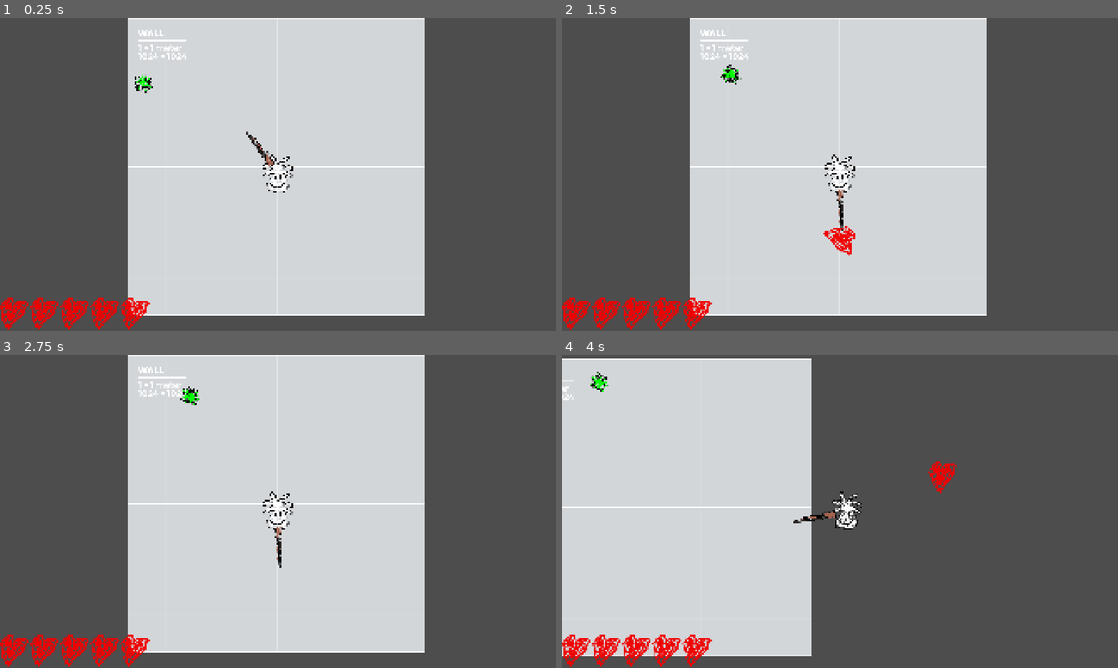
Above: before the commit, frames 1-4 (two rows, left to right).
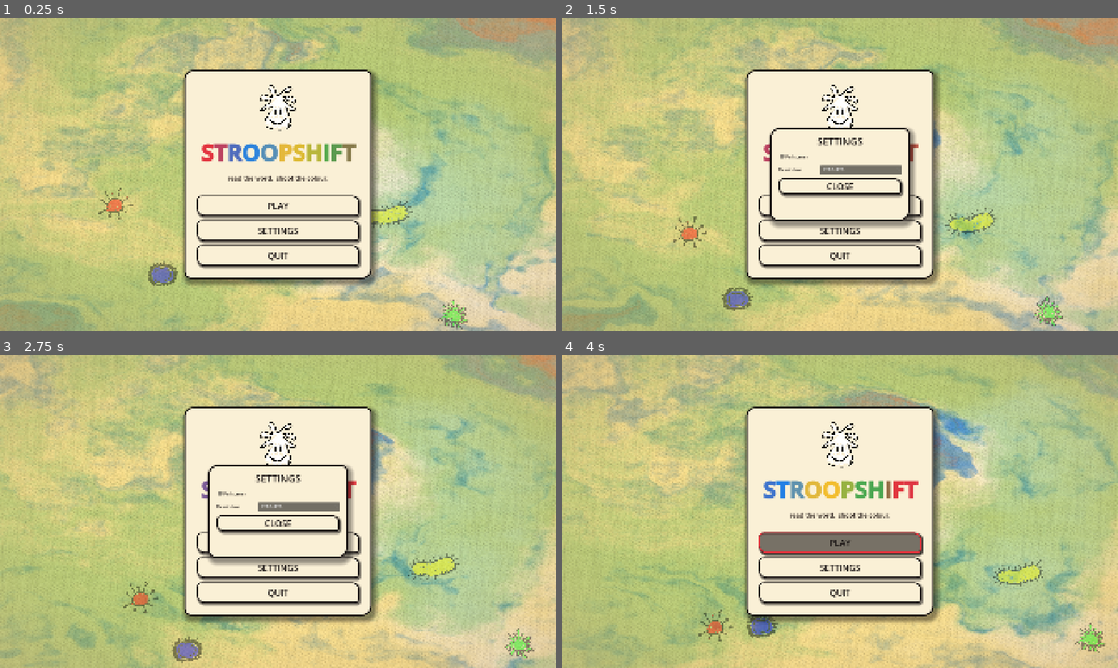
Above: after the commit, the same moments.

Repository: qwontie/kogni-game-jam-2026
Game: Godot game, scene res://scenes/MainMenu.tscn
The game is run twice, just before and just after one commit, with the same random seed, the same clock (stepped at 60 frames per second) and the same inputs. Before the commit the project starts from res://scenes/Main.tscn.
Inputs (mouse positions are in pixels of both pictures, inside the frame that each line leads up to):
- Up to frame 1 (0.25 s): no input
- Up to frame 2 (1.5 s): click (840, 230) at 0.5 s, where only the run after the commit has a clickable "SETTINGS"; click (840, 205) at 1.25 s, where only the run after the commit has a clickable "PLAY"
- Up to frame 3 (2.75 s): click (278, 542) at 2 s, where only the run after the commit has a clickable "PLAY"
- Up to frame 4 (4 s): move the mouse to (962, 495) at 2.77 s; hold D (ui_right) from 2.78 s (still down); click (962, 495) at 2.85 s; tap W (ui_up) at 3.02 s; move the mouse to (728, 527) at 3.52 s; tap Space (dash) at 3.6 s; tap Enter (ui_accept) at 3.77 s

The runs differ from the first frame. In frame 1, 100% of the frame differs, in the area x 0-100%, y 0-100%; in frame 2, 100%; in frame 3, 100%; in frame 4, 100%.
Error before the commit: Invalid access to property or key 'position' on a base object of type 'null instance'. (res://scripts/weapon_wheel.gd:32)

Commit message:
Add stylized main menu and scene transition
- Set the menu scene as the game entry point
- Add animated paper/ink menu UI with settings and play flow
- Add shader-based background and transition effects

Diff:
--- a/project.godot
+++ b/project.godot
@@ -11,7 +11,7 @@
 [application]
 
 config/name="kogni-game-jam-2026"
-run/main_scene="uid://bjk368xmoxfho"
+run/main_scene="res://scenes/MainMenu.tscn"
 config/features=PackedStringArray("4.6", "Forward Plus")
 config/icon="res://icon.svg"
 
--- /dev/null
+++ b/scenes/MainMenu.tscn
@@ -0,0 +1,12 @@
+[gd_scene load_steps=2 format=3]
+
+[ext_resource type="Script" path="res://scripts/main_menu.gd" id="1_mwipq"]
+
+[node name="MainMenu" type="Control"]
+layout_mode = 3
+anchors_preset = 15
+anchor_right = 1.0
+anchor_bottom = 1.0
+grow_horizontal = 2
+grow_vertical = 2
+script = ExtResource("1_mwipq")
--- /dev/null
+++ b/scripts/main_menu.gd
@@ -0,0 +1,407 @@
+extends Control
+
+const GAME_SCENE := "res://scenes/Main.tscn"
+const MENU_SHADER := preload("res://shaders/painted_stroop_menu.gdshader")
+const TRANSITION_SHADER := preload("res://shaders/stroop_melt_transition.gdshader")
+const PLAYER_TEXTURE := preload("res://assets/stroopy.png")
+const ENEMY_RED := preload("res://assets/enemy_red.png")
+const ENEMY_BLUE := preload("res://assets/enemy_blue.png")
+const ENEMY_YELLOW := preload("res://assets/enemy_yellow.png")
+const ENEMY_GREEN := preload("res://assets/enemy_green.png")
+
+const INK_BLACK := Color(0.08, 0.06, 0.06)
+const PAPER_CREAM := Color(0.98, 0.94, 0.84)
+const PAPER_DEEP := Color(0.93, 0.86, 0.72)
+const STROOP_RED := Color(0.90, 0.20, 0.24)
+const STROOP_BLUE := Color(0.13, 0.50, 0.90)
+const STROOP_YELLOW := Color(0.95, 0.74, 0.18)
+const STROOP_GREEN := Color(0.28, 0.66, 0.32)
+
+var resolutions: Array[Vector2i] = [
+	Vector2i(1280, 720),
+	Vector2i(1600, 900),
+	Vector2i(1920, 1080),
+	Vector2i(2560, 1440),
+]
+
+var transition_material: ShaderMaterial
+var settings_panel: PanelContainer
+var fullscreen_check: CheckBox
+var resolution_option: OptionButton
+var transitioning := false
+
+func _ready() -> void:
+	Input.set_mouse_mode(Input.MOUSE_MODE_VISIBLE)
+	_build_scene()
+
+func _unhandled_input(event: InputEvent) -> void:
+	if event.is_action_pressed("ui_cancel") and settings_panel.visible:
+		settings_panel.hide()
+
+func _build_scene() -> void:
+	set_anchors_preset(Control.PRESET_FULL_RECT)
+
+	var background := ColorRect.new()
+	background.set_anchors_preset(Control.PRESET_FULL_RECT)
+	background.mouse_filter = Control.MOUSE_FILTER_IGNORE
+	var background_material := ShaderMaterial.new()
+	background_material.shader = MENU_SHADER
+	background.material = background_material
+	add_child(background)
+
+	_build_floating_doodles()
+
+	var center := CenterContainer.new()
+	center.set_anchors_preset(Control.PRESET_FULL_RECT)
+	center.mouse_filter = Control.MOUSE_FILTER_IGNORE
+	add_child(center)
+
+	# Hand-drawn paper card behind the menu so content reads against the swirls.
+	var card := PanelContainer.new()
+	card.custom_minimum_size = Vector2(560, 720)
+	card.add_theme_stylebox_override("panel", _paper_card_style())
+	card.mouse_filter = Control.MOUSE_FILTER_PASS
+	center.add_child(card)
+
+	var card_margin := MarginContainer.new()
+	card_margin.add_theme_constant_override("margin_left", 44)
+	card_margin.add_theme_constant_override("margin_right", 44)
+	card_margin.add_theme_constant_override("margin_top", 36)
+	card_margin.add_theme_constant_override("margin_bottom", 36)
+	card.add_child(card_margin)
+
+	var stack := VBoxContainer.new()
+	stack.alignment = BoxContainer.ALIGNMENT_CENTER
+	stack.add_theme_constant_override("separation", 18)
+	card_margin.add_child(stack)
+
+	var icon_holder := CenterContainer.new()
+	icon_holder.custom_minimum_size = Vector2(0, 170)
+	stack.add_child(icon_holder)
+
+	var player_icon := TextureRect.new()
+	player_icon.texture = PLAYER_TEXTURE
+	player_icon.custom_minimum_size = Vector2(160, 160)
+	player_icon.expand_mode = TextureRect.EXPAND_FIT_WIDTH_PROPORTIONAL
+	player_icon.stretch_mode = TextureRect.STRETCH_KEEP_ASPECT_CENTERED
+	player_icon.pivot_offset = Vector2(80, 80)
+	icon_holder.add_child(player_icon)
+
+	var title := RichTextLabel.new()
+	title.bbcode_enabled = true
+	title.fit_content = true
+	title.scroll_active = false
+	title.autowrap_mode = TextServer.AUTOWRAP_OFF
+	title.custom_minimum_size = Vector2(560, 0)
+	title.add_theme_font_size_override("normal_font_size", 78)
+	title.add_theme_font_size_override("bold_font_size", 78)
+	title.add_theme_color_override("default_color", INK_BLACK)
+	stack.add_child(title)
+	_init_title_cycle(title, "STROOPSHIFT")
+
+	var subtitle := Label.new()
+	subtitle.text = "read the word.  shoot the colour."
+	subtitle.horizontal_alignment = HORIZONTAL_ALIGNMENT_CENTER
+	subtitle.add_theme_font_size_override("font_size", 22)
+	subtitle.add_theme_color_override("font_color", Color(0.20, 0.16, 0.14))
+	stack.add_child(subtitle)
+
+	var separator := Control.new()
+	separator.custom_minimum_size = Vector2(0, 8)
+	stack.add_child(separator)
+
+	var buttons := VBoxContainer.new()
+	buttons.custom_minimum_size = Vector2(420, 0)
+	buttons.alignment = BoxContainer.ALIGNMENT_CENTER
+	buttons.add_theme_constant_override("separation", 14)
+	stack.add_child(buttons)
+
+	var play_button := _make_menu_button("PLAY", STROOP_RED)
+	play_button.pressed.connect(_start_game)
+	buttons.add_child(play_button)
+
+	var settings_button := _make_menu_button("SETTINGS", STROOP_BLUE)
+	settings_button.pressed.connect(_toggle_settings)
+	buttons.add_child(settings_button)
+
+	var quit_button := _make_menu_button("QUIT", STROOP_YELLOW)
+	quit_button.pressed.connect(get_tree().quit)
+	buttons.add_child(quit_button)
+
+	_build_settings_panel()
+	_build_transition_overlay()
+
+const TITLE_PALETTE := [STROOP_RED, STROOP_BLUE, STROOP_YELLOW, STROOP_GREEN]
+const TITLE_CYCLE_SPEED := 0.18  # palette steps per second
+const TITLE_REFRESH_INTERVAL := 0.06
+
+var _title_label: RichTextLabel
+var _title_text := ""
+var _title_phases: PackedFloat32Array = PackedFloat32Array()
+var _title_time := 0.0
+var _title_refresh_accum := 0.0
+
+func _init_title_cycle(label: RichTextLabel, text: String) -> void:
+	_title_label = label
+	_title_text = text
+	_title_phases = PackedFloat32Array()
+	var rng := RandomNumberGenerator.new()
+	rng.randomize()
+	for i in text.length():
+		# Stagger letters along the palette plus a small random jitter.
+		_title_phases.append(float(i) * 0.35 + rng.randf_range(-0.12, 0.12))
+	_refresh_title_colors()
+
+func _palette_color_at(phase: float) -> Color:
+	var n := TITLE_PALETTE.size()
+	var p := fposmod(phase, float(n))
+	var idx := int(floor(p))
+	var frac := p - float(idx)
+	# Smooth ease so transitions linger on the pure colours, not the mid-blend.
+	frac = smoothstep(0.0, 1.0, frac)
+	return TITLE_PALETTE[idx].lerp(TITLE_PALETTE[(idx + 1) % n], frac)
+
+func _refresh_title_colors() -> void:
+	var out := "[center]"
+	for i in _title_text.length():
+		var ch := _title_text[i]
+		if ch == " ":
+			out += " "
+			continue
+		var c := _palette_color_at(_title_time * TITLE_CYCLE_SPEED + _title_phases[i])
+		out += "[color=#%s][b]%s[/b][/color]" % [c.to_html(false), ch]
+	out += "[/center]"
+	_title_label.text = out
+
+var _bacteria: Array = []  # [{node, vel}]
+
+func _build_floating_doodles() -> void:
+	var rng := RandomNumberGenerator.new()
+	rng.randomize()
+	var specs := [
+		{"tex": ENEMY_RED,    "size": 110},
+		{"tex": ENEMY_BLUE,   "size": 90},
+		{"tex": ENEMY_YELLOW, "size": 96},
+		{"tex": ENEMY_GREEN,  "size": 104},
+	]
+	var viewport := get_viewport_rect().size
+	for spec in specs:
+		var rect := TextureRect.new()
+		rect.texture = spec["tex"]
+		rect.expand_mode = TextureRect.EXPAND_FIT_WIDTH_PROPORTIONAL
+		rect.stretch_mode = TextureRect.STRETCH_KEEP_ASPECT_CENTERED
+		var s: float = spec["size"]
+		rect.size = Vector2(s, s)
+		rect.pivot_offset = rect.size * 0.5
+		rect.modulate = Color(1, 1, 1, 0.42)
+		rect.mouse_filter = Control.MOUSE_FILTER_IGNORE
+		rect.position = Vector2(
+			rng.randf_range(0.0, max(0.0, viewport.x - s)),
+			rng.randf_range(0.0, max(0.0, viewport.y - s))
+		)
+		var angle := rng.randf_range(0.0, TAU)
+		var speed := rng.randf_range(60.0, 110.0)
+		var vel := Vector2(cos(angle), sin(angle)) * speed
+		add_child(rect)
+		_bacteria.append({"node": rect, "vel": vel})
+
+func _process(delta: float) -> void:
+	if _title_label != null:
+		_title_time += delta
+		_title_refresh_accum += delta
+		if _title_refresh_accum >= TITLE_REFRESH_INTERVAL:
+			_title_refresh_accum = 0.0
+			_refresh_title_colors()
+	if _bacteria.is_empty():
+		return
+	var viewport := get_viewport_rect().size
+	for b in _bacteria:
+		var rect: TextureRect = b["node"]
+		var vel: Vector2 = b["vel"]
+		rect.position += vel * delta
+		var max_x := viewport.x - rect.size.x
+		var max_y := viewport.y - rect.size.y
+		if rect.position.x <= 0.0 and vel.x < 0.0:
+			vel.x = -vel.x
+			rect.position.x = 0.0
+		elif rect.position.x >= max_x and vel.x > 0.0:
+			vel.x = -vel.x
+			rect.position.x = max_x
+		if rect.position.y <= 0.0 and vel.y < 0.0:
+			vel.y = -vel.y
+			rect.position.y = 0.0
+		elif rect.position.y >= max_y and vel.y > 0.0:
+			vel.y = -vel.y
+			rect.position.y = max_y
+		b["vel"] = vel
+
+func _make_menu_button(text: String, accent: Color) -> Button:
+	var button := Button.new()
+	button.text = text
+	button.custom_minimum_size = Vector2(420, 72)
+	button.focus_mode = Control.FOCUS_ALL
+	button.add_theme_font_size_override("font_size", 30)
+	button.add_theme_stylebox_override("normal", _ink_button_style(PAPER_CREAM, INK_BLACK, 4))
+	button.add_theme_stylebox_override("hover", _ink_button_style(accent.lerp(PAPER_CREAM, 0.55), INK_BLACK, 5))
+	button.add_theme_stylebox_override("pressed", _ink_button_style(accent.lerp(PAPER_CREAM, 0.25), INK_BLACK, 5))
+	button.add_theme_stylebox_override("focus", _ink_button_style(Color(0, 0, 0, 0), accent, 5))
+	button.add_theme_color_override("font_color", INK_BLACK)
+	button.add_theme_color_override("font_hover_color", INK_BLACK)
+	button.add_theme_color_override("font_pressed_color", INK_BLACK)
+	button.add_theme_color_override("font_focus_color", INK_BLACK)
+	return button
+
+func _ink_button_style(bg: Color, border: Color, width: int) -> StyleBoxFlat:
+	var style := StyleBoxFlat.new()
+	style.bg_color = bg
+	style.border_color = border
+	style.set_border_width_all(width)
+	# Slightly asymmetric corner radii give a hand-drawn wobble.
+	style.corner_radius_top_left = 14
+	style.corner_radius_top_right = 22
+	style.corner_radius_bottom_left = 24
+	style.corner_radius_bottom_right = 12
+	style.shadow_color = Color(0.05, 0.04, 0.04, 0.55)
+	style.shadow_size = 6
+	style.shadow_offset = Vector2(4, 5)
+	style.content_margin_left = 22
+	style.content_margin_right = 22
+	style.content_margin_top = 6
+	style.content_margin_bottom = 6
+	return style
+
+func _paper_card_style() -> StyleBoxFlat:
+	var style := StyleBoxFlat.new()
+	style.bg_color = PAPER_CREAM
+	style.border_color = INK_BLACK
+	style.set_border_width_all(5)
+	style.corner_radius_top_left = 28
+	style.corner_radius_top_right = 18
+	style.corner_radius_bottom_left = 22
+	style.corner_radius_bottom_right = 32
+	style.shadow_color = Color(0.05, 0.04, 0.04, 0.42)
+	style.shadow_size = 18
+	style.shadow_offset = Vector2(8, 12)
+	style.content_margin_left = 0
+	style.content_margin_right = 0
+	style.content_margin_top = 0
+	style.content_margin_bottom = 0
+	return style
+
+func _build_settings_panel() -> void:
+	settings_panel = PanelContainer.new()
+	settings_panel.visible = false
+	settings_panel.set_anchors_preset(Control.PRESET_CENTER)
+	settings_panel.offset_left = -240.0
+	settings_panel.offset_top = -160.0
+	settings_panel.offset_right = 240.0
+	settings_panel.offset_bottom = 160.0
+	settings_panel.add_theme_stylebox_override("panel", _paper_card_style())
+	add_child(settings_panel)
+
+	var margin := MarginContainer.new()
+	margin.add_theme_constant_override("margin_left", 28)
+	margin.add_theme_constant_override("margin_right", 28)
+	margin.add_theme_constant_override("margin_top", 22)
+	margin.add_theme_constant_override("margin_bottom", 22)
+	settings_panel.add_child(margin)
+
+	var stack := VBoxContainer.new()
+	stack.add_theme_constant_override("separation", 14)
+	margin.add_child(stack)
+
+	var title := Label.new()
+	title.text = "SETTINGS"
+	title.horizontal_alignment = HORIZONTAL_ALIGNMENT_CENTER
+	title.add_theme_font_size_override("font_size", 34)
+	title.add_theme_color_override("font_color", INK_BLACK)
+	stack.add_child(title)
+
+	fullscreen_check = CheckBox.new()
+	fullscreen_check.text = "Fullscreen"
+	fullscreen_check.button_pressed = DisplayServer.window_get_mode() == DisplayServer.WINDOW_MODE_FULLSCREEN
+	fullscreen_check.add_theme_color_override("font_color", INK_BLACK)
+	fullscreen_check.add_theme_color_override("font_hover_color", INK_BLACK)
+	fullscreen_check.toggled.connect(_set_fullscreen)
+	stack.add_child(fullscreen_check)
+
+	var row := HBoxContainer.new()
+	row.add_theme_constant_override("separation", 14)
+	stack.add_child(row)
+
+	var resolution_label := Label.new()
+	resolution_label.text = "Resolution"
+	resolution_label.custom_minimum_size = Vector2(130, 0)
+	resolution_label.add_theme_color_override("font_color", INK_BLACK)
+	row.add_child(resolution_label)
+
+	resolution_option = OptionButton.new()
+	resolution_option.size_flags_horizontal = Control.SIZE_EXPAND_FILL
+	for resolution in resolutions:
+		resolution_option.add_item("%dx%d" % [resolution.x, resolution.y])
+	resolution_option.selected = _closest_resolution_index(DisplayServer.window_get_size())
+	resolution_option.item_selected.connect(_set_resolution)
+	row.add_child(resolution_option)
+
+	var close_button := _make_menu_button("CLOSE", STROOP_GREEN)
+	close_button.custom_minimum_size = Vector2(0, 56)
+	close_button.pressed.connect(settings_panel.hide)
+	stack.add_child(close_button)
+
+func _build_transition_overlay() -> void:
+	var transition := ColorRect.new()
+	transition.name = "TransitionOverlay"
+	transition.set_anchors_preset(Control.PRESET_FULL_RECT)
+	transition.mouse_filter = Control.MOUSE_FILTER_IGNORE
+	transition.visible = false
+	transition_material = ShaderMaterial.new()
+	transition_material.shader = TRANSITION_SHADER
+	transition_material.set_shader_parameter("progress", 0.0)
+	transition.material = transition_material
+	add_child(transition)
+
+func _toggle_settings() -> void:
+	settings_panel.visible = not settings_panel.visible
+
+func _set_fullscreen(enabled: bool) -> void:
+	var mode := DisplayServer.WINDOW_MODE_FULLSCREEN if enabled else DisplayServer.WINDOW_MODE_WINDOWED
+	DisplayServer.window_set_mode(mode)
+
+func _set_resolution(index: int) -> void:
+	if index < 0 or index >= resolutions.size():
+		return
+	DisplayServer.window_set_size(resolutions[index])
+	_center_window()
+
+func _closest_resolution_index(size: Vector2i) -> int:
+	var closest := 0
+	var closest_distance := INF
+	for i: int in range(resolutions.size()):
+		var resolution: Vector2i = resolutions[i]
+		var distance := Vector2(size - resolution).length_squared()
+		if distance < closest_distance:
+			closest = i
+			closest_distance = distance
+	return closest
+
+func _center_window() -> void:
+	var screen := DisplayServer.window_get_current_screen()
+	var screen_rect := DisplayServer.screen_get_usable_rect(screen)
+	DisplayServer.window_set_position(screen_rect.position + (screen_rect.size - DisplayServer.window_get_size()) / 2)
+
+func _start_game() -> void:
+	if transitioning:
+		return
+	transitioning = true
+	settings_panel.hide()
+	var transition := $TransitionOverlay as ColorRect
+	transition.visible = true
+	var tween := create_tween()
+	tween.tween_method(_set_transition_progress, 0.0, 1.0, 0.78).set_trans(Tween.TRANS_CUBIC).set_ease(Tween.EASE_IN)
+	tween.tween_callback(_change_to_game)
+
+func _set_transition_progress(value: float) -> void:
+	transition_material.set_shader_parameter("progress", value)
+
+func _change_to_game() -> void:
+	get_tree().change_scene_to_file(GAME_SCENE)
--- /dev/null
+++ b/shaders/painted_stroop_menu.gdshader
@@ -0,0 +1,95 @@
+shader_type canvas_item;
+
+// Hand-drawn ink-on-paper menu background, Balatro-style flowing swirls.
+uniform vec4 ink_red    : source_color = vec4(0.93, 0.22, 0.26, 1.0);
+uniform vec4 ink_blue   : source_color = vec4(0.16, 0.50, 0.88, 1.0);
+uniform vec4 ink_yellow : source_color = vec4(0.97, 0.80, 0.22, 1.0);
+uniform vec4 ink_green  : source_color = vec4(0.34, 0.70, 0.34, 1.0);
+uniform vec4 paper      : source_color = vec4(0.97, 0.93, 0.84, 1.0);
+uniform vec4 paper_edge : source_color = vec4(0.74, 0.62, 0.46, 1.0);
+uniform float speed = 0.07;
+uniform float swirl_scale = 1.7;
+uniform float ink_intensity = 0.85;
+uniform float vignette_strength = 0.55;
+uniform float grain_strength = 0.05;
+
+float hash(vec2 p) {
+	return fract(sin(dot(p, vec2(127.1, 311.7))) * 43758.5453123);
+}
+
+float vnoise(vec2 p) {
+	vec2 i = floor(p);
+	vec2 f = fract(p);
+	vec2 u = f * f * (3.0 - 2.0 * f);
+	return mix(
+		mix(hash(i), hash(i + vec2(1.0, 0.0)), u.x),
+		mix(hash(i + vec2(0.0, 1.0)), hash(i + vec2(1.0, 1.0)), u.x),
+		u.y
+	);
+}
+
+float fbm(vec2 p) {
+	float v = 0.0;
+	float a = 0.5;
+	mat2 r = mat2(vec2(0.8, 0.6), vec2(-0.6, 0.8));
+	for (int i = 0; i < 6; i++) {
+		v += a * vnoise(p);
+		p = r * p * 2.02;
+		a *= 0.5;
+	}
+	return v;
+}
+
+void fragment() {
+	vec2 uv = UV;
+	vec2 p = (uv - 0.5) * swirl_scale;
+	float t = TIME * speed;
+
+	// Two-stage domain warping — slow painterly flow.
+	vec2 q = vec2(
+		fbm(p + vec2(0.0,  t)),
+		fbm(p + vec2(5.2, -t * 0.7))
+	);
+	vec2 w = vec2(
+		fbm(p + 3.6 * q + vec2(1.7, 9.2) + t * 0.5),
+		fbm(p + 3.6 * q + vec2(8.3, 2.8) - t * 0.6)
+	);
+	float f = fbm(p + 4.0 * w);
+
+	// Hand-drawn jitter so ink boundaries feel rough.
+	float jitter = (vnoise(uv * 220.0) - 0.5) * 0.05;
+	float jitter_lo = (vnoise(uv * 60.0) - 0.5) * 0.10;
+
+	vec3 color = paper.rgb;
+
+	// Layered ink washes — stroop colours bleed into each other.
+	float blue_mask   = smoothstep(0.32, 0.58, f + jitter + jitter_lo) * ink_intensity;
+	float red_mask    = smoothstep(0.55, 0.78, f + jitter) * ink_intensity;
+	float yellow_mask = smoothstep(0.42, 0.62, length(q) + jitter * 0.5) * ink_intensity * 0.55;
+	float green_mask  = smoothstep(0.55, 0.78, length(w) + jitter) * ink_intensity * 0.45;
+
+	color = mix(color, ink_blue.rgb,   blue_mask);
+	color = mix(color, ink_red.rgb,    red_mask);
+	color = mix(color, ink_yellow.rgb, yellow_mask);
+	color = mix(color, ink_green.rgb,  green_mask);
+
+	// Subtle cross-hatch streaks evoke pencil shading.
+	float hatch_a = sin((uv.x * 1.0 + uv.y * 1.2) * 520.0 + fbm(uv * 5.0) * 6.0);
+	float hatch_b = sin((uv.x * 1.2 - uv.y * 0.9) * 460.0 + fbm(uv * 5.0 + 3.0) * 6.0);
+	float hatch = (smoothstep(0.82, 1.0, hatch_a) + smoothstep(0.82, 1.0, hatch_b)) * 0.06;
+	color *= 1.0 - hatch;
+
+	// Paper fibre — long, thin horizontal noise.
+	float fibre = fbm(uv * vec2(180.0, 6.0));
+	color = mix(color, color * 0.92, smoothstep(0.45, 0.7, fibre) * 0.35);
+
+	// Fine grain.
+	float g = hash(floor(FRAGCOORD.xy));
+	color += (g - 0.5) * grain_strength;
+
+	// Aged-page vignette toward warm edge tone.
+	float d = length(uv - 0.5);
+	color = mix(color, paper_edge.rgb, smoothstep(0.30, 0.95, d) * vignette_strength);
+
+	COLOR = vec4(color, 1.0);
+}
--- /dev/null
+++ b/shaders/stroop_melt_transition.gdshader
@@ -0,0 +1,40 @@
+shader_type canvas_item;
+
+uniform sampler2D screen_texture : hint_screen_texture, filter_linear_mipmap;
+uniform float progress : hint_range(0.0, 1.0) = 0.0;
+uniform vec4 flash_color : source_color = vec4(0.98, 0.93, 0.72, 1.0);
+
+float hash(vec2 p) {
+	return fract(sin(dot(p, vec2(41.0, 289.0))) * 19081.17);
+}
+
+float noise(vec2 p) {
+	vec2 i = floor(p);
+	vec2 f = fract(p);
+	vec2 u = f * f * (3.0 - 2.0 * f);
+	return mix(
+		mix(hash(i), hash(i + vec2(1.0, 0.0)), u.x),
+		mix(hash(i + vec2(0.0, 1.0)), hash(i + vec2(1.0, 1.0)), u.x),
+		u.y
+	);
+}
+
+void fragment() {
+	vec2 uv = SCREEN_UV;
+	vec2 center = uv - 0.5;
+	float p = smoothstep(0.0, 1.0, progress);
+	float wobble = noise(uv * 9.0 + vec2(TIME * 1.8, -TIME)) - 0.5;
+	float wave = sin((uv.y + wobble * 0.18) * 34.0 + TIME * 10.0) * 0.018 * p;
+	float pull = p * p * (0.18 + length(center) * 0.45);
+	vec2 smear = normalize(center + vec2(0.001)) * pull + vec2(wave, wobble * 0.10 * p);
+
+	vec3 base = texture(screen_texture, uv + smear).rgb;
+	vec3 red = texture(screen_texture, uv + smear + vec2(0.018 * p, 0.0)).rgb;
+	vec3 blue = texture(screen_texture, uv + smear - vec2(0.014 * p, 0.0)).rgb;
+	vec3 split = vec3(red.r, base.g, blue.b);
+
+	float cover = smoothstep(0.18, 1.0, p);
+	vec3 color = mix(split, flash_color.rgb, cover);
+	float alpha = smoothstep(0.02, 0.12, p);
+	COLOR = vec4(color, alpha);
+}
Not shown, added: scripts/main_menu.gd.uid
Not shown, added: shaders/painted_stroop_menu.gdshader.uid
Not shown, added: shaders/stroop_melt_transition.gdshader.uid
